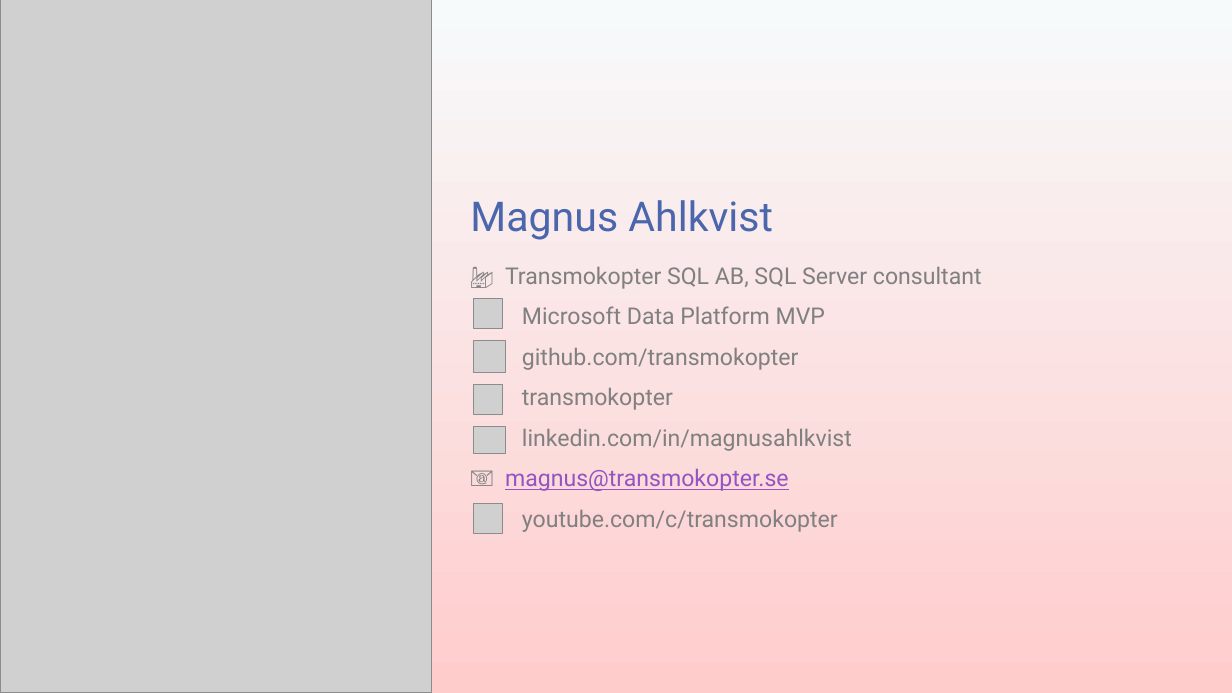
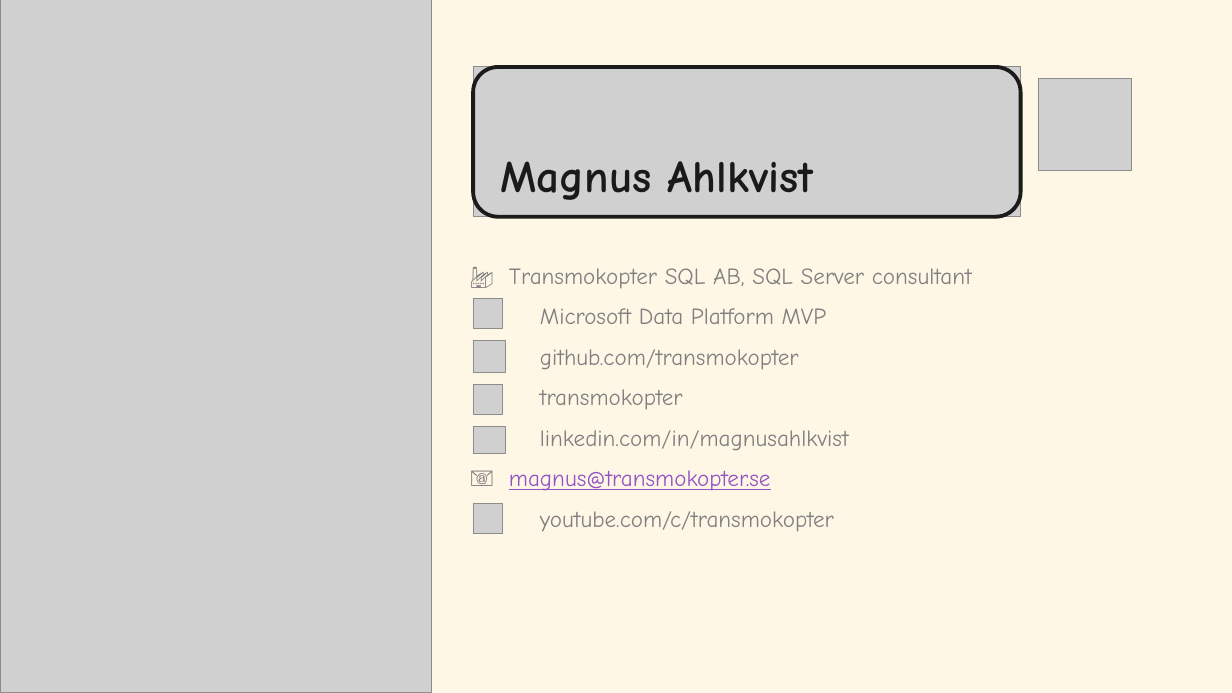
Before and after one commit to transmokopter/Presentations, a slide deck: slide 4 of an-introduction-to-sql-server-database-projects/an-introduction-to-sql-server-database-projects.pptx (slide 5 before the commit). Drawn at 1232x693 pixels with LibreOffice and Linux fonts; fonts in the diff are those of the drawing; grey boxes stand for pictures; background and template pictures are left out. Boxes give left, top, right and bottom in pixels: in the first picture for what was removed or moved away, otherwise in the second. Text is boxed around its words. In the diff, an @@ line names an element or a change of style, - is before the commit and + after.

```diff
--- a/an-introduction-to-sql-server-database-projects/an-introduction-to-sql-server-database-projects.pptx
+++ b/an-introduction-to-sql-server-database-projects/an-introduction-to-sql-server-database-projects.pptx
@@ background gradient #F7FAFB to #FFCCCC to #FFF7E6 @@
@@ picture added at (x1=473, y1=67, x2=1021, y2=216) @@
@@ rounded rectangle added at (x1=473, y1=67, x2=1021, y2=216), outline #1B1B1B 3 pt @@
@@ title "Magnus Ahlkvist" moved from (x1=470, y1=200, x2=773, y2=240) to (x1=501, y1=161, x2=813, y2=200) @@
@@ title "Magnus Ahlkvist" at (x1=501, y1=161, x2=813, y2=200): size 32 to 35.2 pt, font Roboto to Comic Neue, text colour #4A66AC to #1A1A1A, bold on @@
@@ picture added at (x1=1039, y1=79, x2=1131, y2=171) @@
@@ subtitle "🏭 Transmokopter SQL AB, SQL ..." at (x1=509, y1=268, x2=972, y2=532): font Roboto to Comic Neue @@
```
Also in this commit, not shown: 19 other slides changed, 1 slide added, 4 slides removed, 4 other files.
